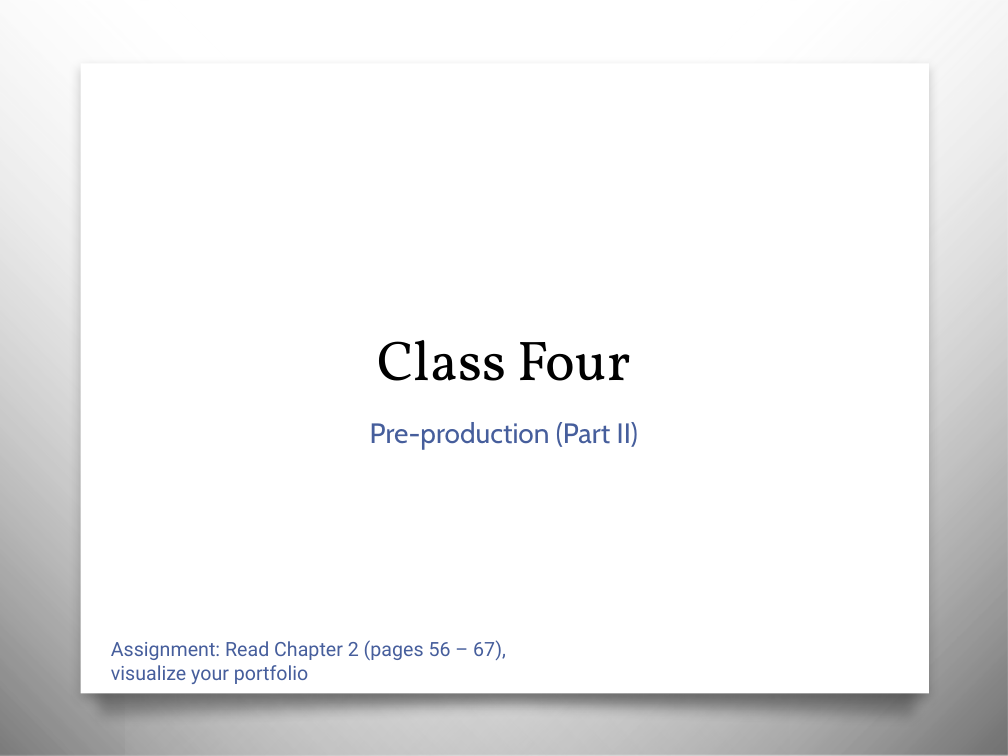
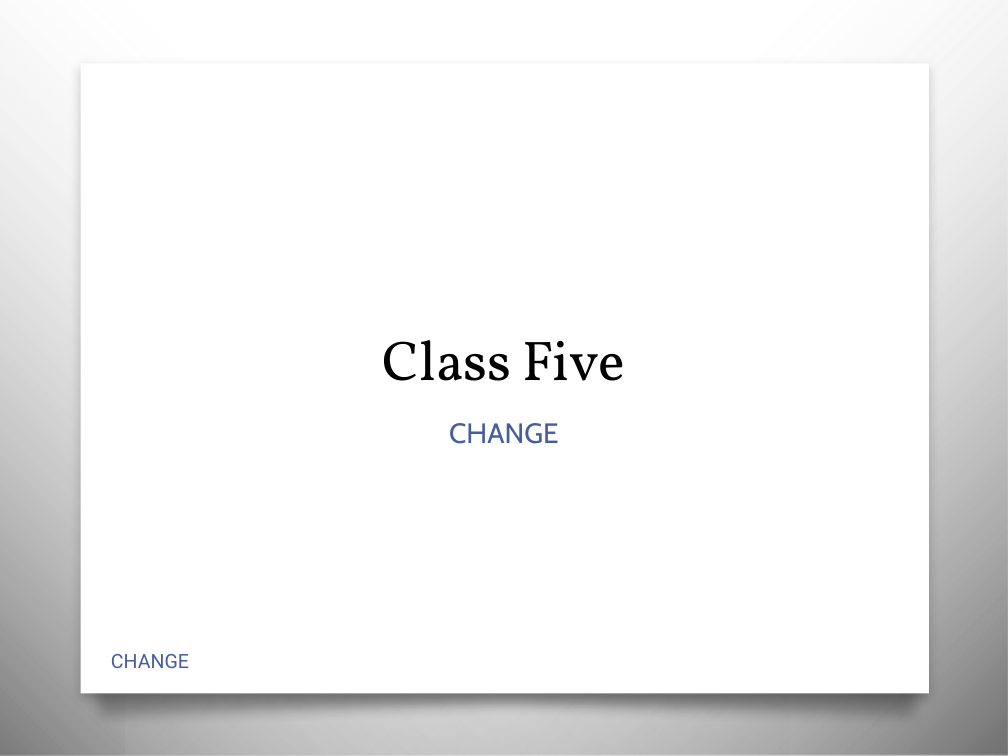
Before and after one commit to awayken/USF-ART329, a slide deck: slide 16 of slides/classthree/slides.pptx (slide 40 before the commit). Drawn at 1008x756 pixels with LibreOffice and Linux fonts; fonts in the diff are those of the drawing; background and template pictures are left out. Boxes give left, top, right and bottom in pixels: in the first picture for what was removed or moved away, otherwise in the second. Text is boxed around its words. In the diff, an @@ line names an element or a change of style, - is before the commit and + after.

```diff
--- a/slides/classthree/slides.pptx
+++ b/slides/classthree/slides.pptx
@@ title at [383, 340, 625, 381]: text changed @@
-Class Four
+Class Five
@@ text at [449, 423, 559, 444]: text changed @@
-Pre-production (Part II)
+CHANGE
@@ text at [111, 654, 189, 668]: text changed @@
-Assignment: Read Chapter 2 (pages 56 – 67),
-visualize your portfolio
+CHANGE
```
Also in this commit, not shown: 5 other slides changed, 1 slide added, 25 slides removed.
